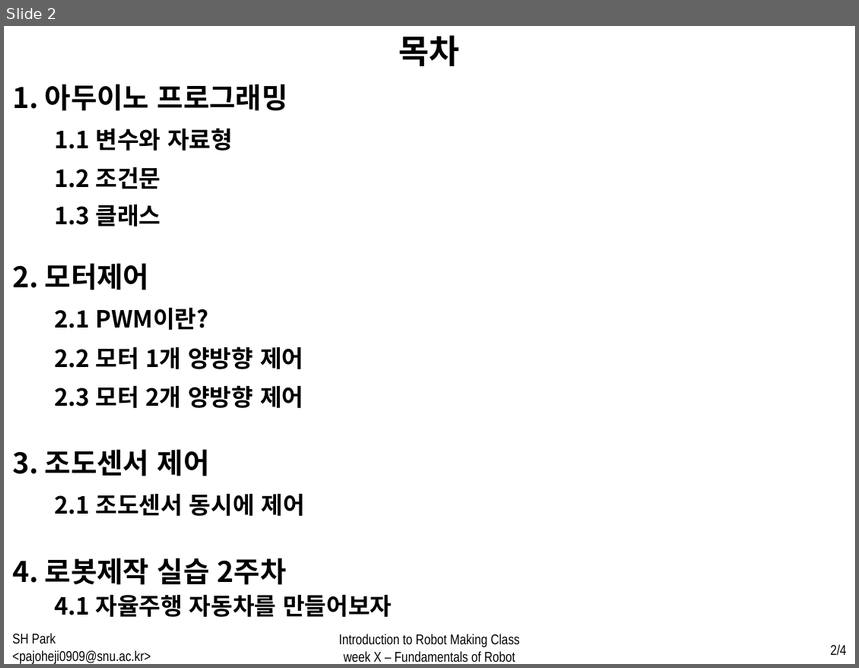
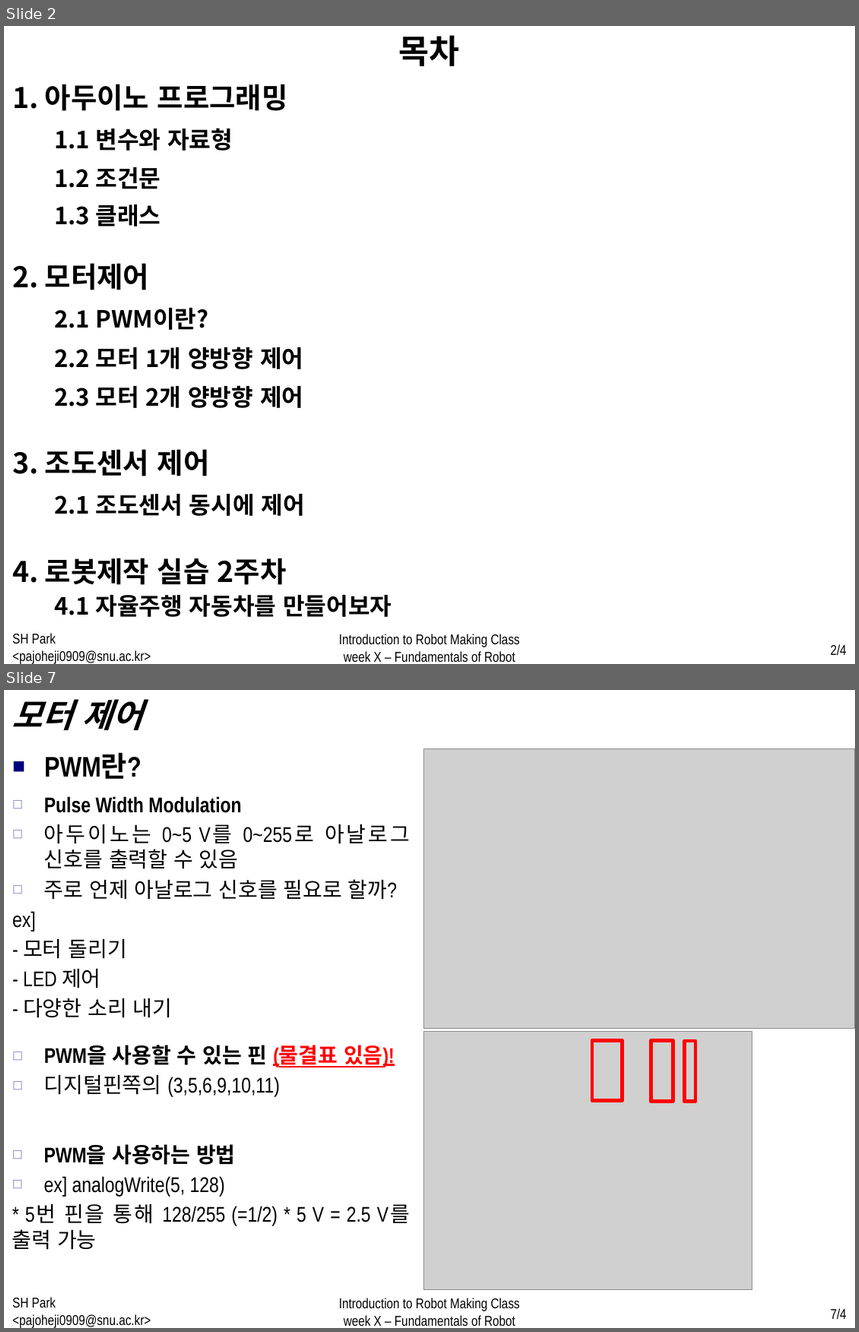
Before and after one commit to WhenTheyCry96/RobotTutorial, a slide deck: PPT/week2.pptx. Shown one above the other, each under a label of ours: slide 2 before the commit, slides 2 and 7 after it; the slides between them are not shown. The pictures are 859x668 and 859x1332 pixels, drawn with LibreOffice and Linux fonts; fonts in the diff are those of the drawing; grey boxes stand for pictures. Boxes give left, top, right and bottom in pixels: in the first picture for what was removed or moved away, otherwise in the second. Text is boxed around its words. In the diff, an @@ line names an element or a change of style, - is before the commit and + after.

```diff
--- a/PPT/week2.pptx
+++ b/PPT/week2.pptx
@@ slide 7 added at <box>4,690,855,1328</box>, background #FFFFFF @@
@@ text added at <box>12,699,143,730</box>, 28 pt, text #000000, bold, italic @@
+모터 제어
@@ text added at <box>44,754,142,779</box>, 24 pt, text #000000, bold @@
+■ PWM란?
@@ picture added at <box>424,749,855,1029</box> @@
@@ text added at <box>12,796,410,1018</box>, 18 pt, text #000000 @@
+  ◻ Pulse Width Modulation
+  ◻ 아두이노는 0~5 V를 0~255로 아날로그 신호를 출력할 수 있음
+  ◻ 주로 언제 아날로그 신호를 필요로 할까?
+  ex]
+  - 모터 돌리기
+  - LED 제어
+  - 다양한 소리 내기
@@ text added at <box>44,1045,395,1097</box>, 18 pt, text #000000 @@
+  ◻ PWM을 사용할 수 있는 핀 (물결표 있음)!
+  ◻ 디지털핀쪽의 (3,5,6,9,10,11)
@@ group added at <box>424,1032,752,1290</box>: 3 rectangles, 1 picture @@
@@ text added at <box>12,1144,410,1250</box>, 18 pt, text #000000 @@
+  ◻ PWM을 사용하는 방법
+  ◻ ex] analogWrite(5, 128)
+  * 5번 핀을 통해 128/255 (=1/2) * 5 V = 2.5 V를 출력 가능
@@ text added at <box>12,1297,151,1328</box>, 12 pt, text #000000 @@
+SH Park <pajoheji0909@snu.ac.kr>
@@ text added at <box>339,1298,520,1326</box>, 12 pt, text #000000 @@
+Introduction to Robot Making Class
+week X – Fundamentals of Robot
@@ page number added at <box>831,1309,847,1320</box>, 12 pt, text #000000 @@
+7/4
```
Also in this commit, not shown: 12 slides changed, 2 slides removed, 2 other files.
